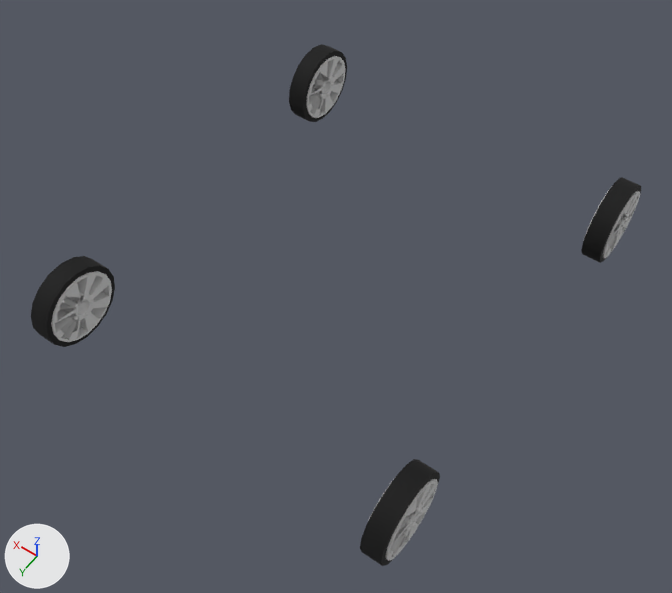
Two versions of the FBX model GameTemplate/Game/Assets/modelData/taiyakansei.FBX, one commit apart.
One viewpoint serves both versions: a 50 mm lens placed at (-1.34, 2.33, 2.13), pointed at (0.01, 0.45, -0.83). The axes (+X, +Y, +Z) are drawn at lower left. The lights are the same throughout. Where no turn or scale is listed for an object, it has been applied to the vertices.

Names of what the first picture shows: 'Cylinder001', 'Cylinder002', 'Cylinder003', 'Cylinder004', 'Tube001', 'Tube002', 'Tube003', 'Tube004'.
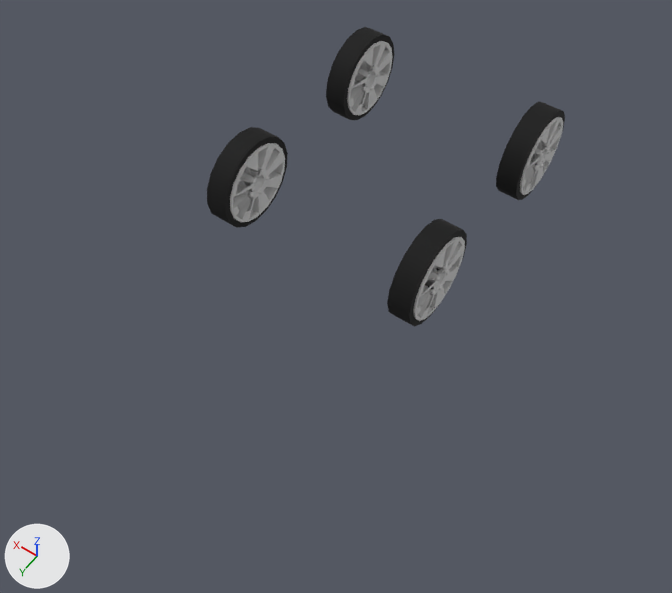
Where the change shows, as pixel boxes [x1, y1, x2, y2] in the pictures (672 x 593 px):
'Tube004', moved
    before: [360, 459, 440, 566]
    after: [387, 219, 467, 327]
'Cylinder002', moved
    before: [51, 271, 112, 342]
    after: [230, 143, 285, 222]
'Tube002', moved
    before: [31, 256, 115, 347]
    after: [207, 127, 288, 228]
'Tube003', moved
    before: [581, 177, 641, 263]
    after: [496, 101, 565, 200]
'Tube001', moved
    before: [289, 44, 347, 122]
    after: [326, 27, 394, 120]
'Cylinder001', moved
    before: [306, 56, 345, 118]
    after: [347, 41, 392, 115]
'Cylinder004', moved
    before: [368, 479, 438, 561]
    after: [413, 237, 465, 321]
'Cylinder003', moved
    before: [584, 189, 640, 258]
    after: [520, 117, 563, 195]
'Sphere040', moved
    before: [403, 530, 408, 536]
    after: [430, 289, 435, 295]

Patch to the scene script:
```diff
--- a/GameTemplate/Game/Assets/modelData/taiyakansei.FBX.py
+++ b/GameTemplate/Game/Assets/modelData/taiyakansei.FBX.py
@@ ob_tube001 @@
 ob_tube001 = bpy.data.objects.new('Tube001', me_mesh_001)
-ob_tube001.location = (0.944, -0.65, -0.9)
+ob_tube001.location = (0.444, -0.28, -0.37)
@@ ob_sphere039 @@
 ob_sphere039 = bpy.data.objects.new('Sphere039', me_mesh_039)
-ob_sphere039.location = (-0.751, 1.027, -0.857)
+ob_sphere039.location = (-0.451, 0.447, -0.327)
@@ ob_tube004 @@
 ob_tube004 = bpy.data.objects.new('Tube004', me_mesh_047)
-ob_tube004.location = (-0.656, 1.05, -0.9)
+ob_tube004.location = (-0.356, 0.47, -0.37)
@@ ob_cylinder004 @@
 ob_cylinder004 = bpy.data.objects.new('Cylinder004', me_mesh_036)
-ob_cylinder004.location = (-0.751, 1.05, -0.9)
+ob_cylinder004.location = (-0.451, 0.47, -0.37)
@@ ob_tube002 @@
 ob_tube002 = bpy.data.objects.new('Tube002', me_mesh_023)
-ob_tube002.location = (0.944, 1.05, -0.9)
+ob_tube002.location = (0.444, 0.47, -0.37)
@@ ob_tube003 @@
 ob_tube003 = bpy.data.objects.new('Tube003', me_mesh_035)
-ob_tube003.location = (-0.656, -0.65, -0.9)
+ob_tube003.location = (-0.356, -0.28, -0.37)
@@ ob_cylinder003 @@
 ob_cylinder003 = bpy.data.objects.new('Cylinder003', me_mesh_024)
-ob_cylinder003.location = (-0.751, -0.65, -0.9)
+ob_cylinder003.location = (-0.451, -0.28, -0.37)
@@ ob_sphere040 @@
 ob_sphere040 = bpy.data.objects.new('Sphere040', me_mesh_040)
-ob_sphere040.location = (-0.751, 1.098, -0.919)
+ob_sphere040.location = (-0.451, 0.518, -0.389)
@@ ob_cylinder002 @@
 ob_cylinder002 = bpy.data.objects.new('Cylinder002', me_mesh_012)
-ob_cylinder002.location = (0.849, 1.05, -0.9)
+ob_cylinder002.location = (0.349, 0.47, -0.37)
@@ ob_cylinder001 @@
 ob_cylinder001 = bpy.data.objects.new('Cylinder001', me_mesh)
-ob_cylinder001.location = (0.849, -0.65, -0.9)
+ob_cylinder001.location = (0.349, -0.28, -0.37)
```
